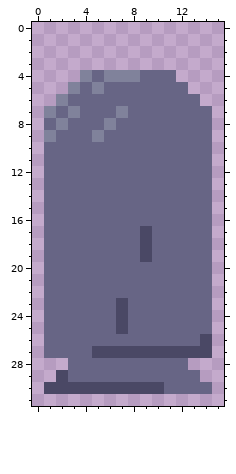
A pixel-art sprite gets an edit: Assets/Sprites/Weapons/bullet.png. Above, as it was before the edit.
The file is 16x32 pixels.
After the commit:
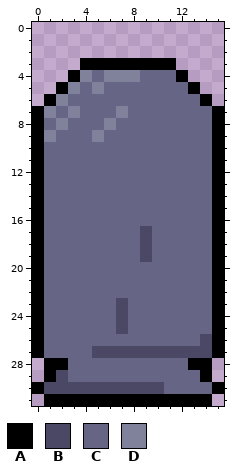
Palette (. is transparent): A #000000  B #4a4865  C #676585  D #80829b
Change:
y 3: x 4..11 ........ -> AAAAAAAA
y 4: x 3 . -> A; x 12 . -> A
y 5: x 2 . -> A; x 13 . -> A
y 6: x 1 . -> A; x 14 . -> A
y 7..27: x 0 . -> A; x 15 . -> A
y 28: x 1..2 .. -> AA; x 13..14 .. -> AA
y 29: x 1 . -> A; x 14 . -> A
y 30: x 0 . -> A; x 15 . -> A
y 31: x 1..14 .............. -> AAAAAAAAAAAAAA
Where, in picture pixels (left, top, right, bottom), the same in both pictures:
added: (32, 58, 224, 406)
